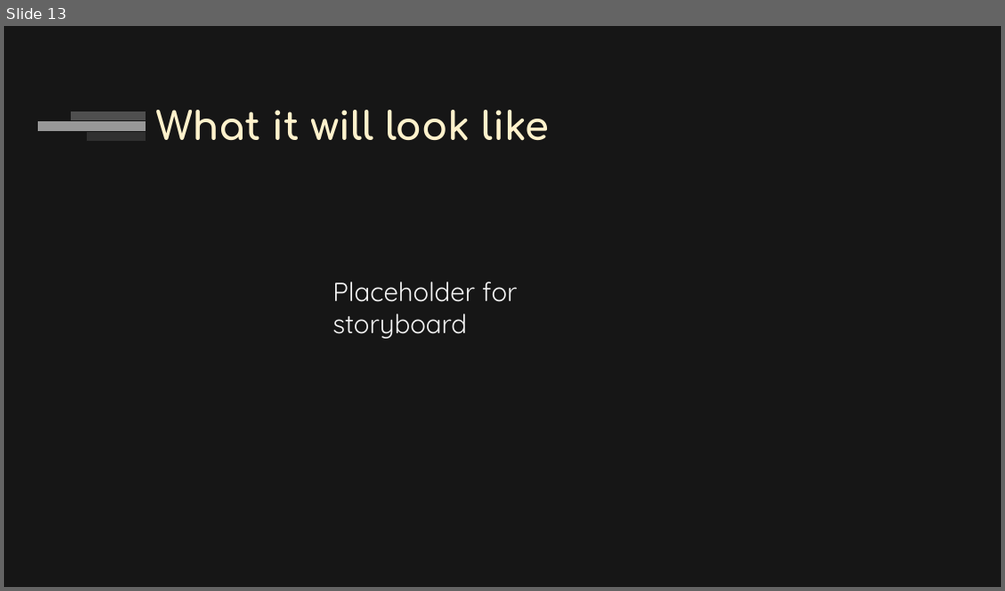
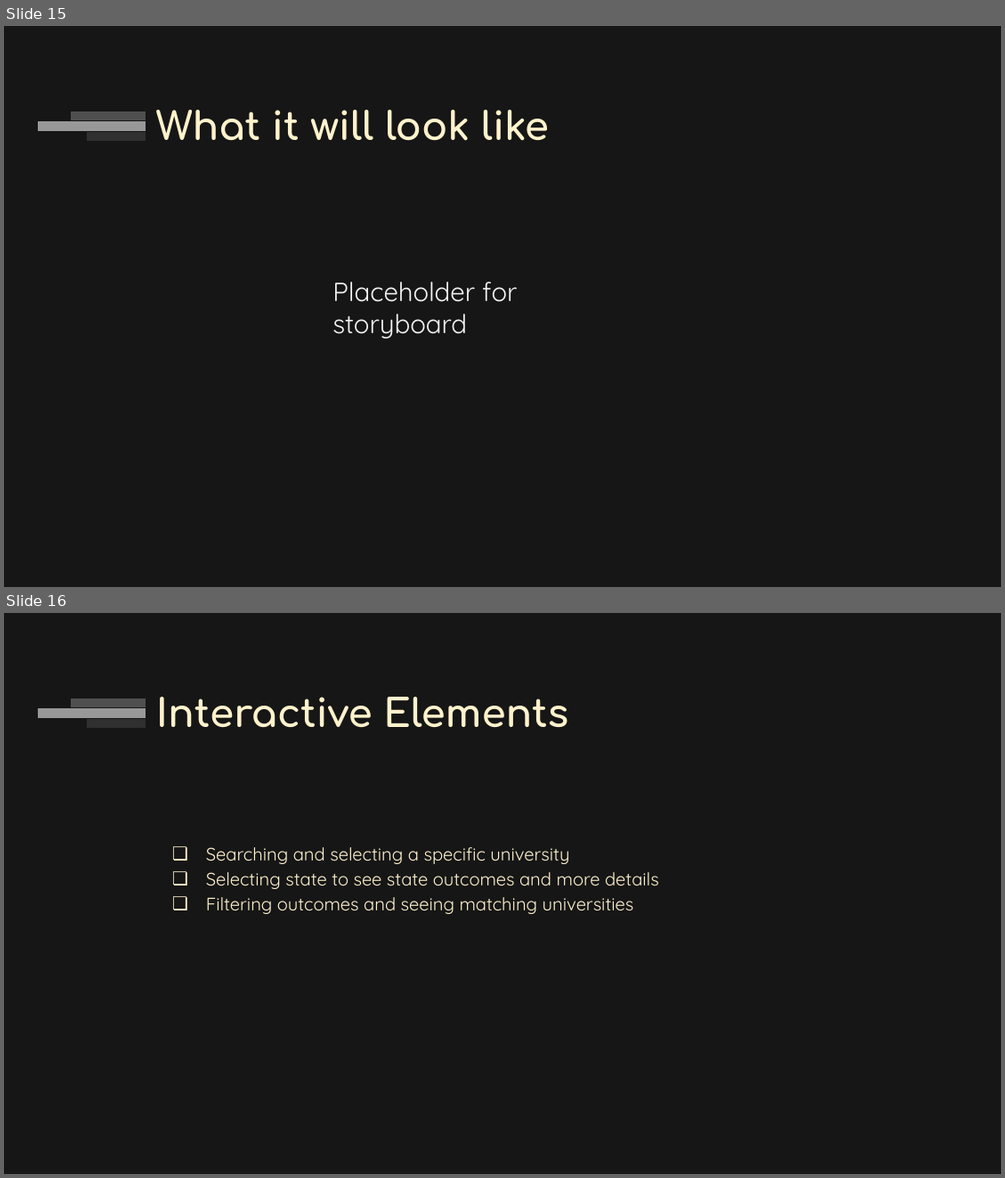
Before and after one commit to adinfinitum225/final_project, a slide deck: media/Final Project - Employment Prosepects.pptx. Shown one above the other, each under a label of ours: slide 13 before the commit, slides 15 and 16 after it. The pictures are 1005x591 and 1005x1178 pixels, drawn with LibreOffice and Linux fonts; fonts in the diff are those of the drawing. Boxes give left, top, right and bottom in pixels: in the first picture for what was removed or moved away, otherwise in the second. Text is boxed around its words. In the diff, an @@ line names an element or a change of style, - is before the commit and + after.

```diff
--- a/media/Final Project - Employment Prosepects.pptx
+++ b/media/Final Project - Employment Prosepects.pptx
@@ slide 16 added at (4, 613, 1001, 1174), background #161616; not listed: 3 template elements that a slide beside it also shows @@
@@ title added at (156, 697, 568, 727), 28 pt, text #FFF2CC, bold @@
+Interactive Elements
@@ text added at (206, 847, 659, 914), 13 pt, text #FFF2CC @@
+❏ Searching and selecting a specific university
+❏ Selecting state to see state outcomes and more details
+❏ Filtering outcomes and seeing matching universities
@@ what was slide 13 is now slide 15 @@
```
Also in this commit, not shown: 4 other slides added, 1 slide removed.
